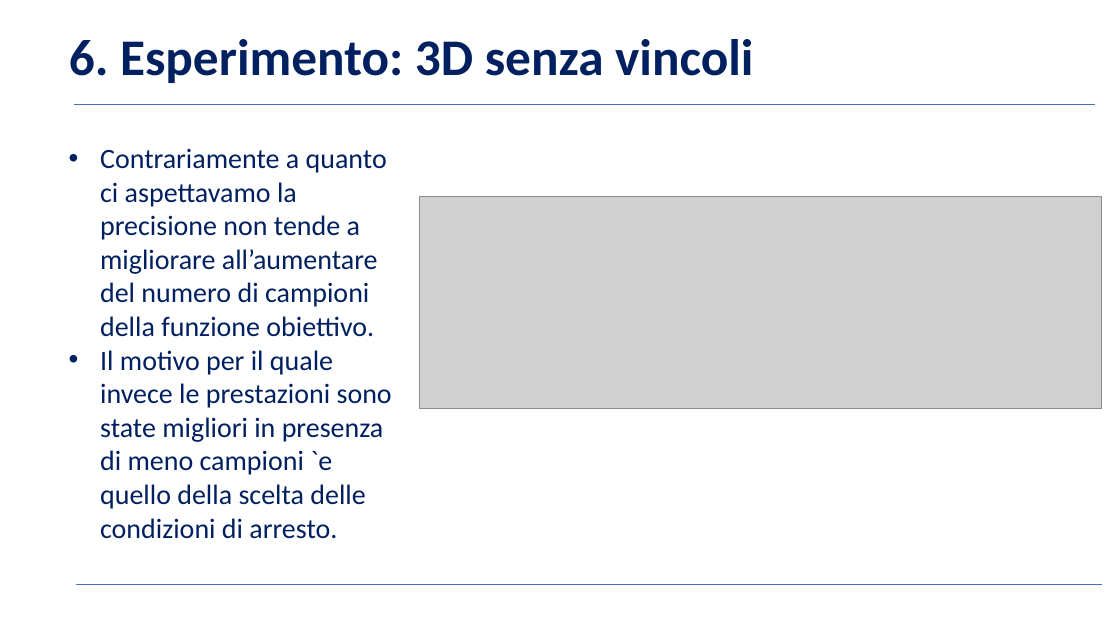
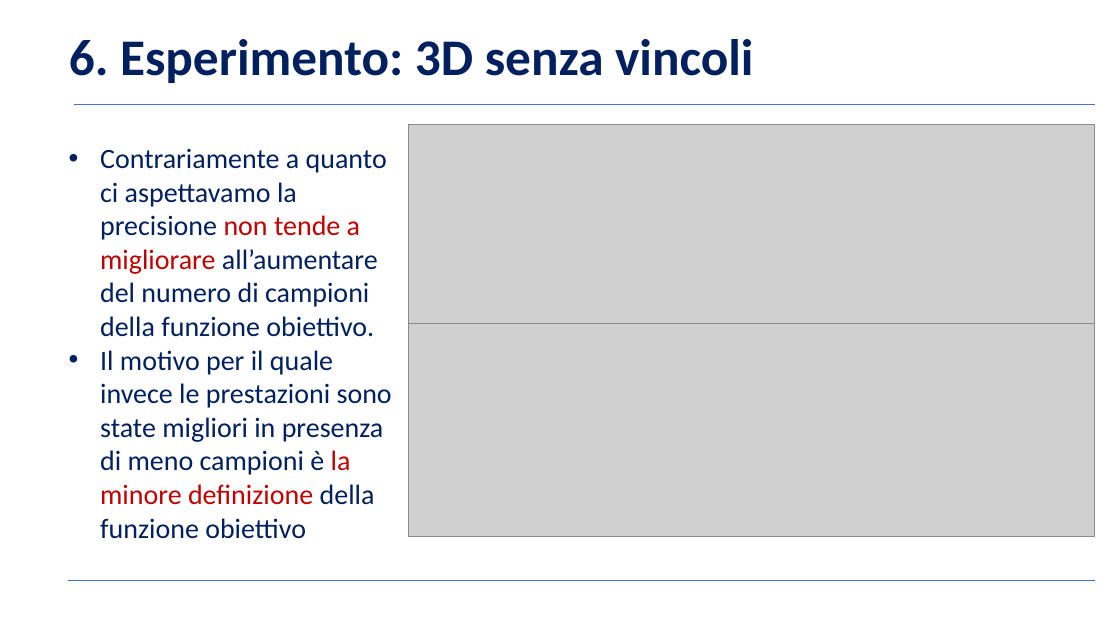
Before and after one commit to BernardoGiordano/NelderMeadMethod, a slide deck: slide 12 of writeup/Slides.pptx. Drawn at 1120x630 pixels with LibreOffice and Linux fonts; fonts in the diff are those of the drawing; grey boxes stand for pictures; background and template pictures are left out. Boxes give left, top, right and bottom in pixels: in the first picture for what was removed or moved away, otherwise in the second. Text is boxed around its words. In the diff, an @@ line names an element or a change of style, - is before the commit and + after.

```diff
--- a/writeup/Slides.pptx
+++ b/writeup/Slides.pptx
@@ text at [100,149,387,337]: text colour #002060 to #C00000 in "non tende a migliorare" @@
@@ picture added at [408,124,1095,323] @@
@@ picture removed at [420,197,1102,408] @@
@@ picture added at [408,323,1095,536] @@
@@ text at [100,350,392,539]: text changed @@
-• Il motivo per il quale invece le prestazioni sono state migliori in presenza di meno campioni `e quello della scelta delle condizioni di arresto.
+• Il motivo per il quale invece le prestazioni sono state migliori in presenza di meno campioni è la minore definizione della funzione obiettivo
@@ line moved from (76, 584) - (1102, 584) to (68, 581) - (1095, 581) @@
```
Also in this commit, not shown: 2 other slides changed, 1 slide removed.
